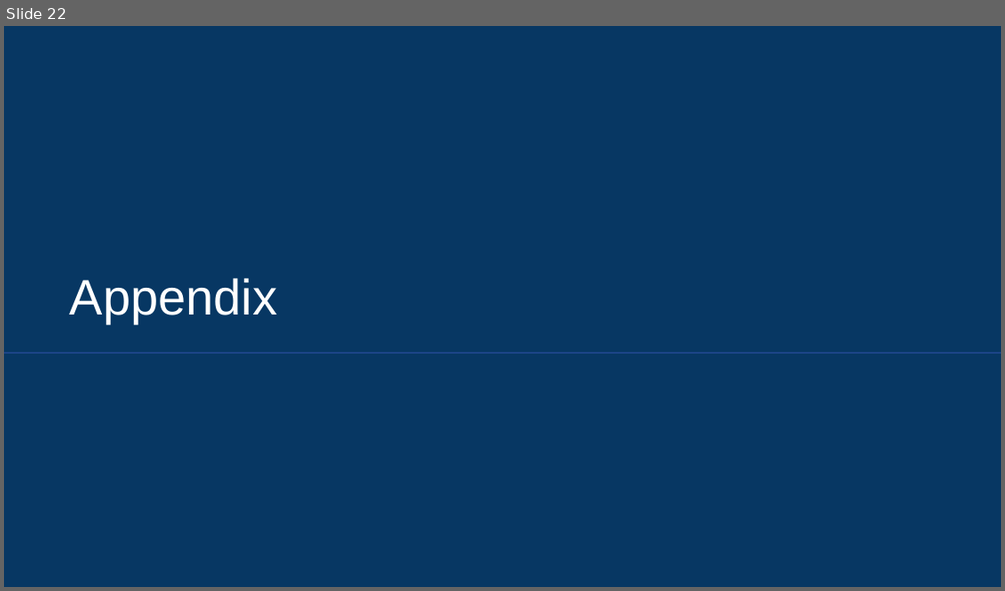
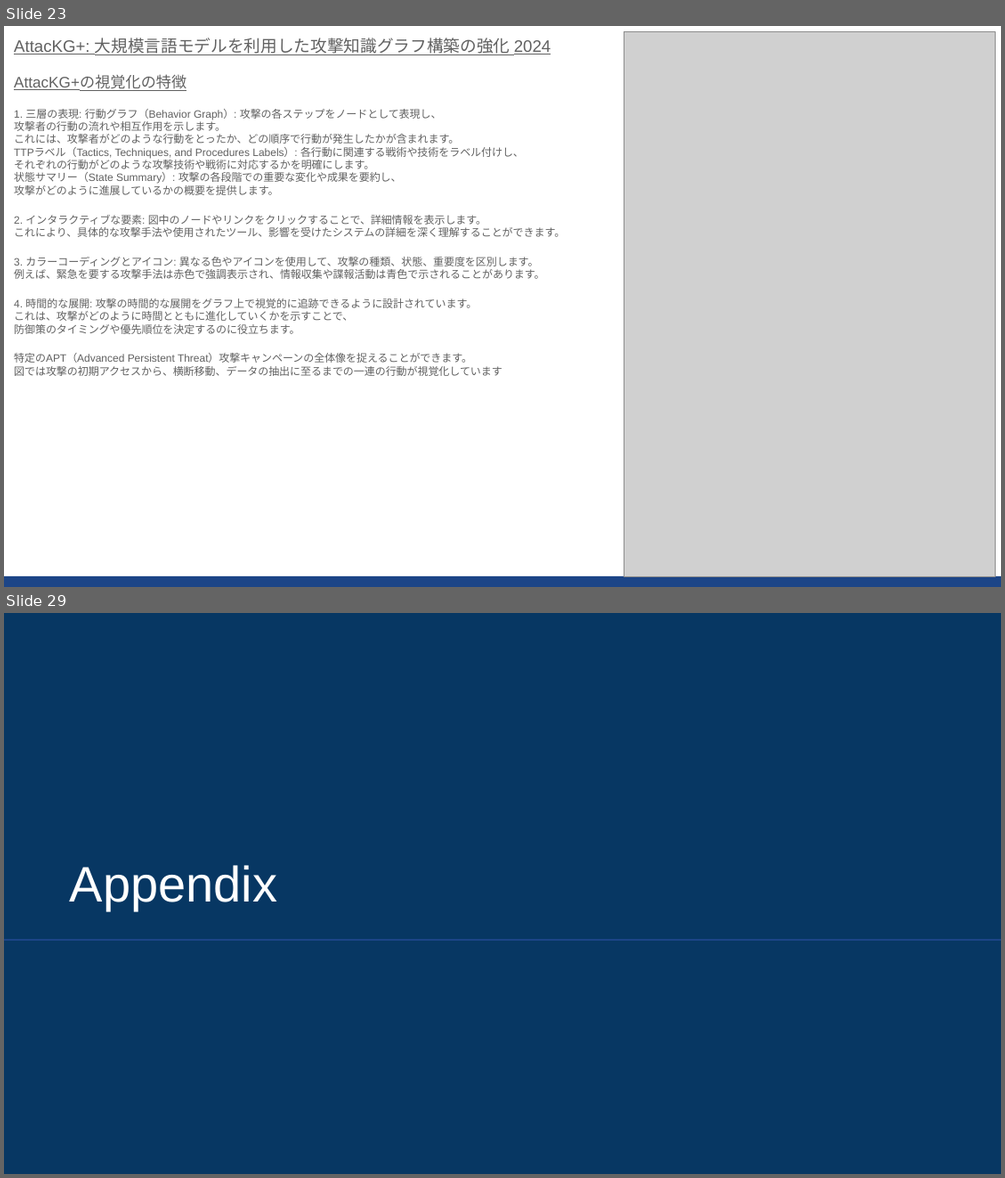
Before and after one commit to sekihan02/code_sundbox, a slide deck: 2024_LLM論文要約_5.pptx. Shown one above the other, each under a label of ours: slide 22 before the commit, slides 23 and 29 after it; the slides between them are not shown. The pictures are 1005x591 and 1005x1178 pixels, drawn with LibreOffice and Linux fonts; fonts in the diff are those of the drawing; grey boxes stand for pictures. Boxes give left, top, right and bottom in pixels: in the first picture for what was removed or moved away, otherwise in the second. Text is boxed around its words. In the diff, an @@ line names an element or a change of style, - is before the commit and + after.

```diff
--- a/2024_LLM論文要約_5.pptx
+++ b/2024_LLM論文要約_5.pptx
@@ slide 23 added at (4,26,1001,587), background #FFFFFF @@
@@ text added at (14,38,565,376), 7.6 pt, text #616161 @@
+AttacKG+: 大規模言語モデルを利用した攻撃知識グラフ構築の強化 2024
+AttacKG+の視覚化の特徴
+1. 三層の表現: 行動グラフ（Behavior Graph）: 攻撃の各ステップをノードとして表現し、
+攻撃者の行動の流れや相互作用を示します。
+これには、攻撃者がどのような行動をとったか、どの順序で行動が発生したかが含まれます。
+TTPラベル（Tactics, Techniques, and Procedures Labels）: 各行動に関連する戦術や技術をラベル付けし、
+それぞれの行動がどのような攻撃技術や戦術に対応するかを明確にします。
+状態サマリー（State Summary）: 攻撃の各段階での重要な変化や成果を要約し、
+攻撃がどのように進展しているかの概要を提供します。
+2. インタラクティブな要素: 図中のノードやリンクをクリックすることで、詳細情報を表示します。
+これにより、具体的な攻撃手法や使用されたツール、影響を受けたシステムの詳細を深く理解することができます。
+3. カラーコーディングとアイコン: 異なる色やアイコンを使用して、攻撃の種類、状態、重要度を区別します。
+例えば、緊急を要する攻撃手法は赤色で強調表示され、情報収集や諜報活動は青色で示されることがあります。
+4. 時間的な展開: 攻撃の時間的な展開をグラフ上で視覚的に追跡できるように設計されています。
+これは、攻撃がどのように時間とともに進化していくかを示すことで、
+防御策のタイミングや優先順位を決定するのに役立ちます。
+特定のAPT（Advanced Persistent Threat）攻撃キャンペーンの全体像を捉えることができます。
+図では攻撃の初期アクセスから、横断移動、データの抽出に至るまでの一連の行動が視覚化しています
@@ picture added at (624,32,995,577) @@
@@ rectangle added at (4,576,1001,587), fill #1C4587 @@
@@ what was slide 22 is now slide 29 @@
```
Also in this commit, not shown: 3 slides changed, 6 other slides added, 1 other file.
